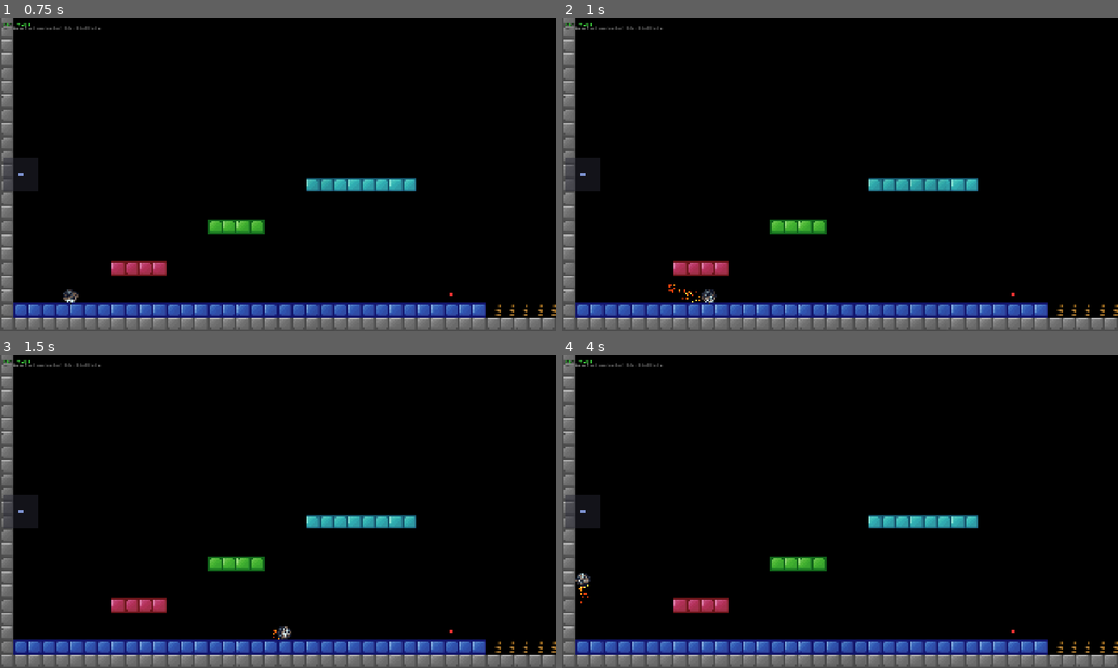
Above: before the commit, frames 1-4 (two rows, left to right).
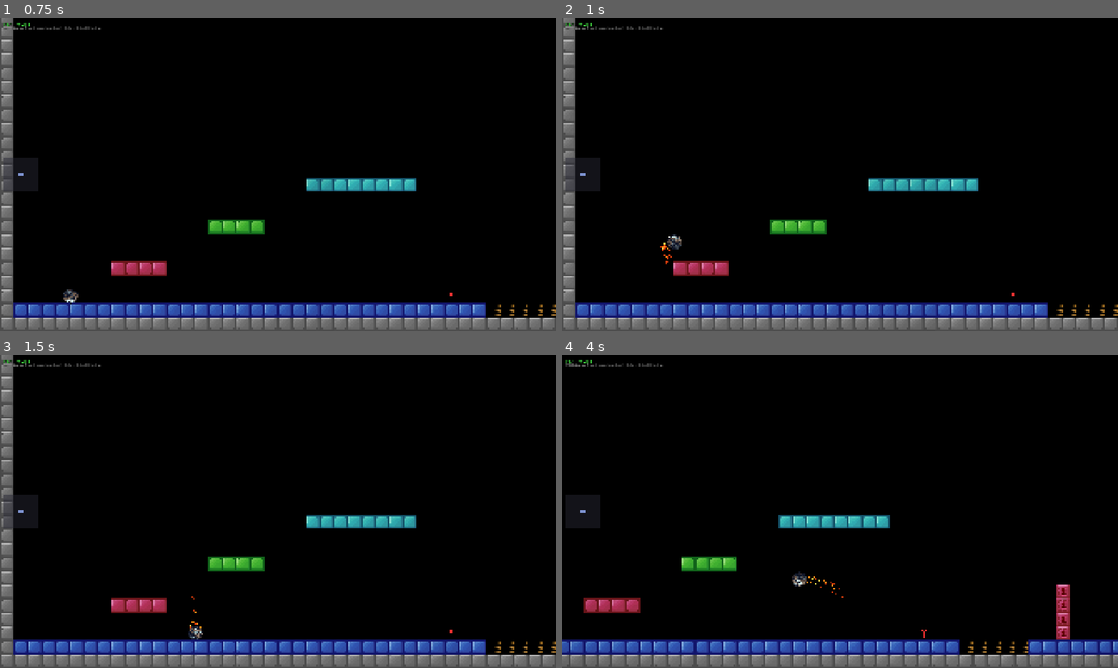
Above: after the commit, the same moments.

Repository: Wmoook/ee2
Game: Godot game, scene res://scenes/world/game.tscn
Two runs of this game, one before a commit and one after it. Both use one fixed random seed, a clock stepped at 60 frames per second and the inputs below.
Inputs (mouse positions are in pixels of both pictures, inside the frame that each line leads up to):
- Up to frame 1 (0.75 s): tap Enter at 0.5 s; move the mouse to (400, 158) at 0.52 s; hold D (move_right) from 0.53 s (still down); hold Mouse wheel up (block_next) from 0.53 s (still down); click (400, 158) at 0.67 s
- Up to frame 2 (1 s): keep holding D (move_right); keep holding Mouse wheel up (block_next); tap Space (jump) at 0.77 s
- Up to frame 3 (1.5 s): release D (move_right) at 1.25 s; release Mouse wheel up (block_next) at 1.25 s; drag from (166, 527) to (250, 574) at 1.27 s
- Up to frame 4 (4 s): move the mouse to (895, 442) at 2.02 s; press the mouse at (895, 442) at 2.03 s; hold D (move_right) 2.03-2.75 s; release the mouse at (895, 442) at 2.75 s; drag from (812, 574) to (673, 464) at 2.77 s; move the mouse to (1006, 558) at 3.52 s; hold A (move_left) from 3.53 s (still down); hold Ctrl from 3.53 s (still down); tap Space (jump) at 3.77 s

Frame 1 is identical in both runs. In frame 2, 0.3% of the frame differs, in the area x 17-28%, y 69-92%; in frame 3, 0.2%; in frame 4, 11%, in the area x 0-100%, y 0-100%.

Commit message:
Clean gap-assist: only 1-tile gaps (solid above+below), requires wall contact + falling
- Only triggers when speedX ≈ 0 (blocked by wall) AND falling
- Only snaps to tiles with solid above AND below (true 1-tile gaps)
- Full collision check at snap position
- No more false triggers on open areas

Co-Authored-By: Claude Opus 4.6 (1M context) <noreply@anthropic.com>

Diff:
--- a/scripts/player/ee_physics.gd
+++ b/scripts/player/ee_physics.gd
@@ -223,38 +223,24 @@
 	var _pre_step_y: float = y
 	_step_position()
 
-	# 7.05 Gap-assist: when falling past a 1x1 gap while holding toward it, ALWAYS enter
-	# Check ALL tile rows between pre-step and post-step Y (catches high-speed falls)
-	# 7.05 Gap-assist: when moving toward a wall, snap into any opening passed through
-	if not is_god_mode and absf(_last_input_h) > 0.01 and _collides_fn.is_valid():
-		var dir: int = 1 if _last_input_h > 0 else -1
-		# Find the nearest wall tile in the input direction (scan up to 16px out)
-		var wall_tx: int = -1
-		if dir > 0:
-			var start_tx: int = int(floor((x + 16) / 16.0))
-			for wtx in range(start_tx, start_tx + 2):
-				if _collides_fn.call(wtx, int(floor((y + 8) / 16.0))):
-					wall_tx = wtx
+
+	# 7.05 Gap-assist: when holding into wall + falling, snap into 1-tile gaps
+	if not is_god_mode and absf(_last_input_h) > 0.01 and absf(_speedX) < 0.1 and absf(_speedY) > 1.0 and _collides_fn.is_valid():
+		var gap_dir: int = 1 if _last_input_h > 0 else -1
+		var gap_wall_tx: int
+		if gap_dir > 0:
+			gap_wall_tx = int(floor((x + 16) / 16.0))
+		else:
+			gap_wall_tx = int(floor((x - 1) / 16.0))
+		var gap_ty_min: int = int(floor(minf(_pre_step_y, y) / 16.0))
+		var gap_ty_max: int = int(floor(maxf(_pre_step_y + 15, y + 15) / 16.0))
+		for gap_ty in range(gap_ty_min, gap_ty_max + 1):
+			if not _collides_fn.call(gap_wall_tx, gap_ty) and _collides_fn.call(gap_wall_tx, gap_ty - 1) and _collides_fn.call(gap_wall_tx, gap_ty + 1):
+				var gap_snap_y: float = float(gap_ty) * 16.0
+				if not _collides_px(x, gap_snap_y):
+					y = gap_snap_y
+					_speedY = 0
 					break
-		else:
-			var start_tx: int = int(floor((x - 1) / 16.0))
-			for wtx in range(start_tx, start_tx - 2, -1):
-				if _collides_fn.call(wtx, int(floor((y + 8) / 16.0))):
-					wall_tx = wtx
-					break
-		if wall_tx >= 0:
-			# Scan tile rows the player passed through
-			var ty_min: int = int(floor(minf(_pre_step_y, y) / 16.0))
-			var ty_max: int = int(floor(maxf(_pre_step_y + 15, y + 15) / 16.0))
-			for ty in range(ty_min, ty_max + 1):
-				# Is this tile in the wall empty? (gap)
-				if not _collides_fn.call(wall_tx, ty):
-					var snap_y: float = float(ty) * 16.0
-					# Would player fit there? (check full collision at snapped position)
-					if not _collides_px(x, snap_y):
-						y = snap_y
-						_speedY = 0
-						break
 
 	# 7.15 Polyline collision — also check pre-step position for tunneling
 	if not is_god_mode and WorldManager.polylines.size() > 0:
